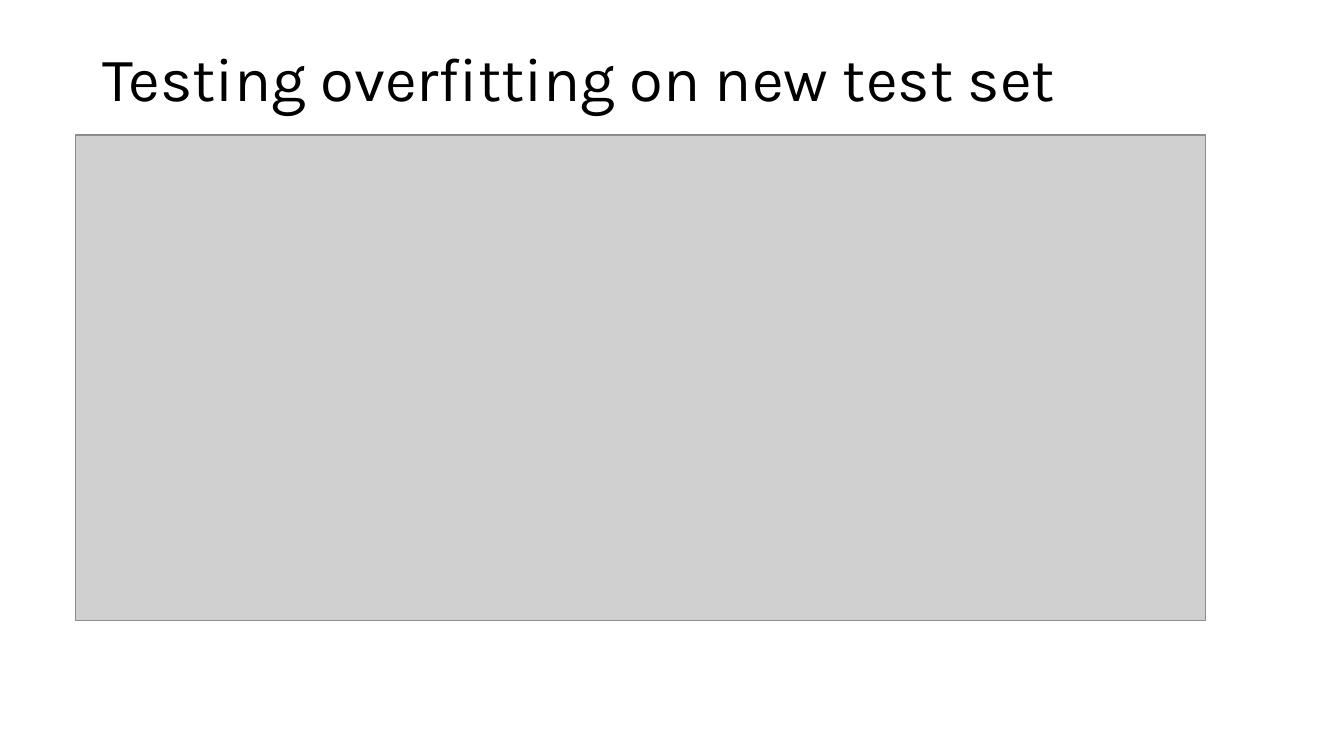
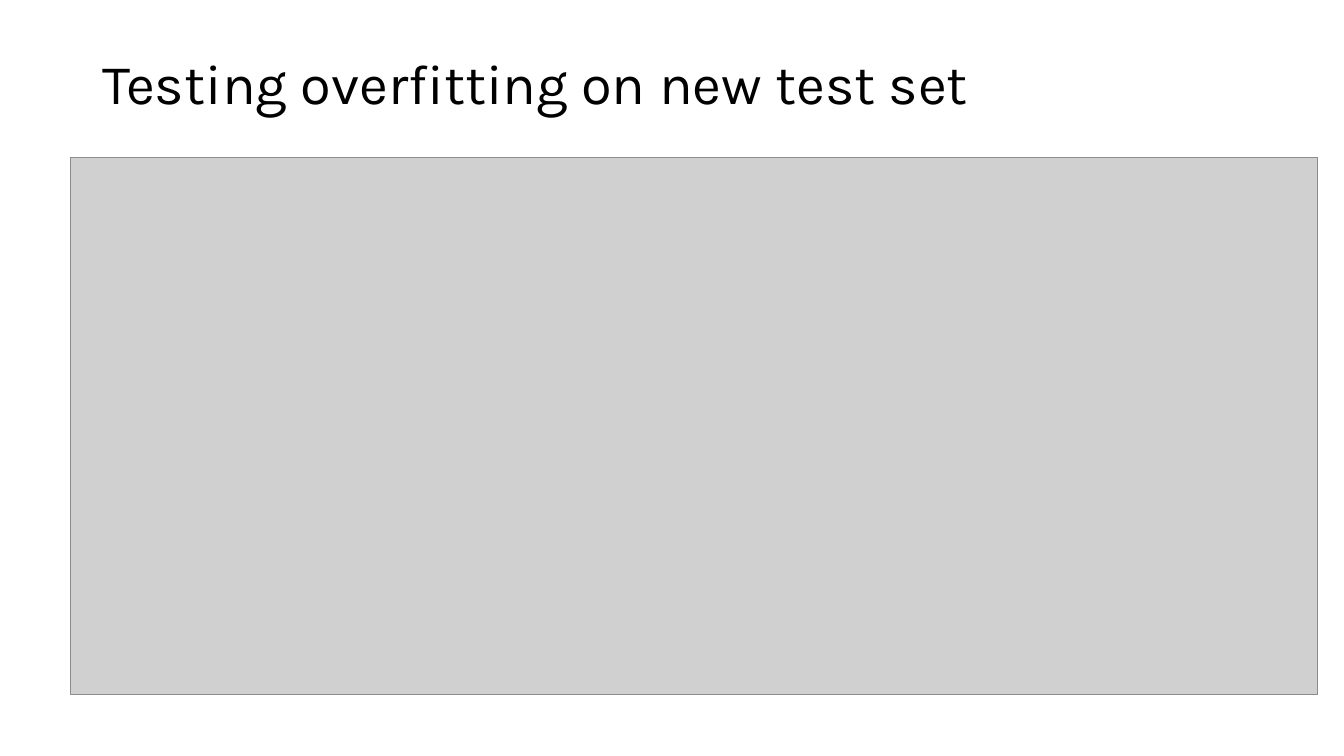
Before and after one commit to bjoern555/dwh2-text-to-sql, a slide deck: slide 8 of docs/DHW2_Wagner_Kryeziu_Johnson.pptx. Drawn at 1344x756 pixels with LibreOffice and Linux fonts; fonts in the diff are those of the drawing; grey boxes stand for pictures. Boxes give left, top, right and bottom in pixels: in the first picture for what was removed or moved away, otherwise in the second. Text is boxed around its words. In the diff, an @@ line names an element or a change of style, - is before the commit and + after.

```diff
--- a/docs/DHW2_Wagner_Kryeziu_Johnson.pptx
+++ b/docs/DHW2_Wagner_Kryeziu_Johnson.pptx
@@ text "Testing overfitting on new test ...": place and size @@
-text "Testing overfitting on new test ..." at <box>102,58,1055,116</box>
+text "Testing overfitting on new test ..." at <box>102,65,968,118</box>
@@ text "Testing overfitting on new test ..." at <box>102,65,968,118</box>: size 44 to 40 pt @@
@@ picture: place and size @@
-picture at <box>76,135,1206,621</box>
+picture at <box>71,158,1319,695</box>
```
Also in this commit, not shown: 6 other slides changed, 2 slides added, 2 slides removed.
